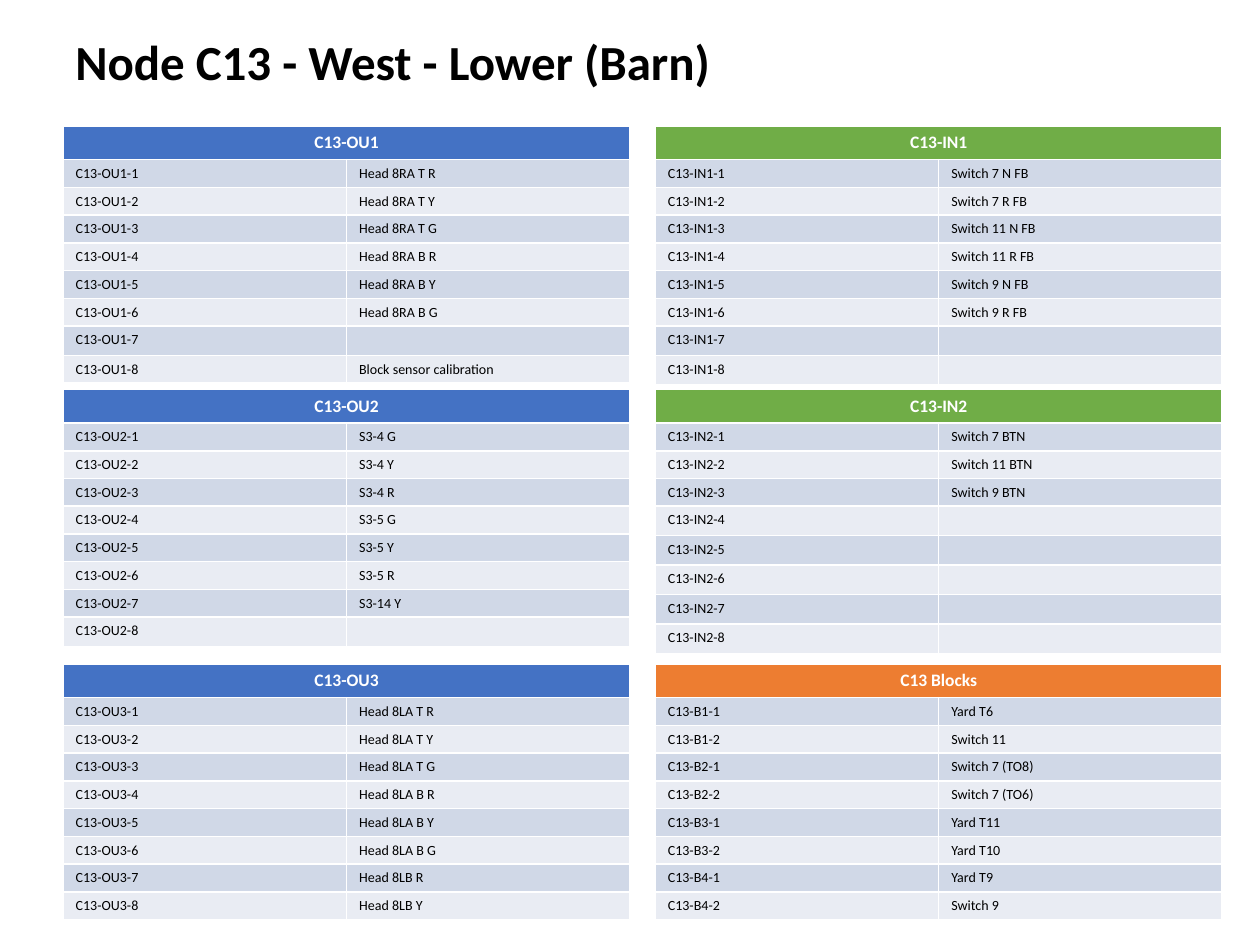
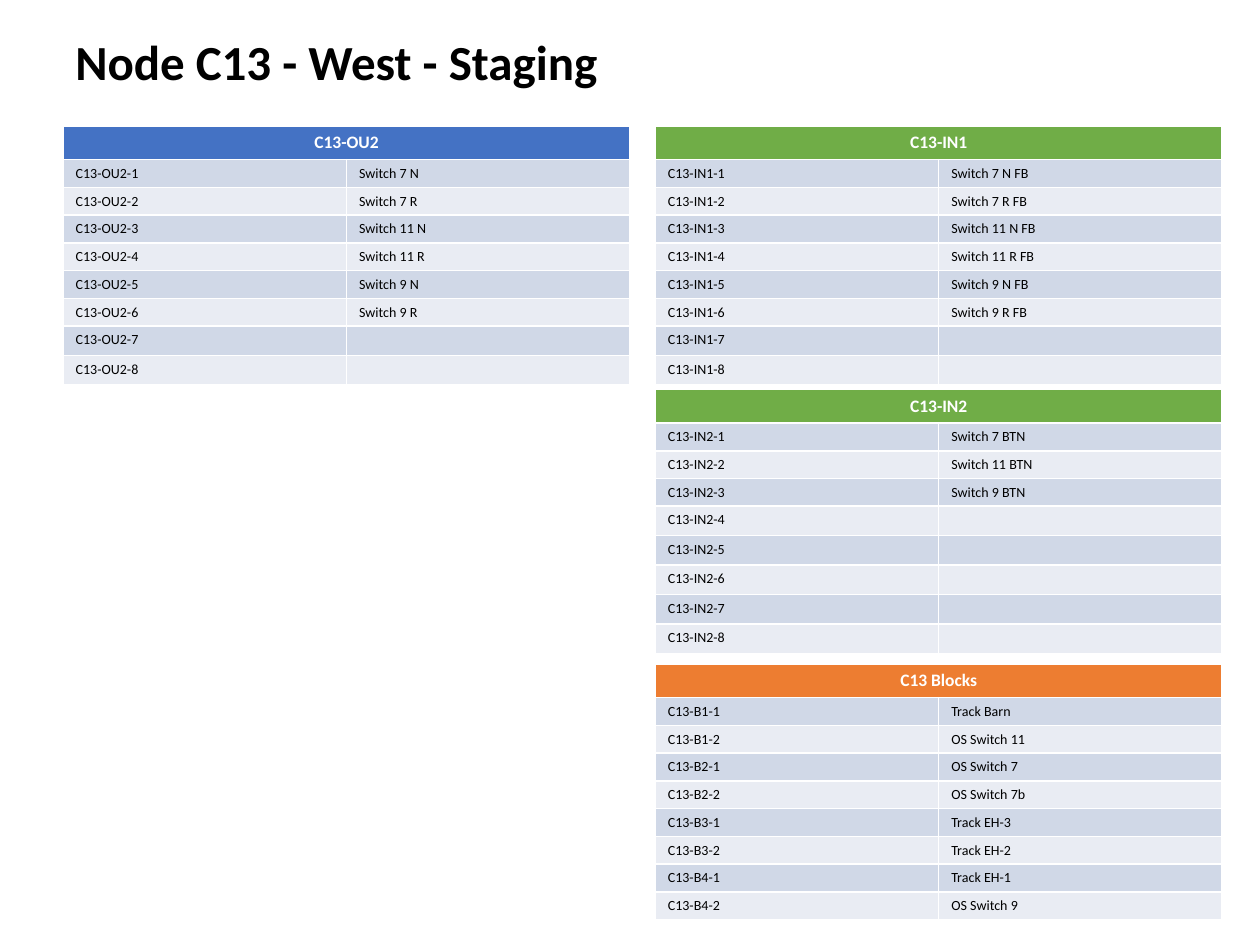
Before and after one commit to lnevo/hart, a slide deck: slide 9 of docs/wiring/Wiring_Schematic.pptx. Drawn at 1260x945 pixels with LibreOffice and Linux fonts; fonts in the diff are those of the drawing. Boxes give left, top, right and bottom in pixels: in the first picture for what was removed or moved away, otherwise in the second. Text is boxed around its words. In the diff, an @@ line names an element or a change of style, - is before the commit and + after.

```diff
--- a/docs/wiring/Wiring_Schematic.pptx
+++ b/docs/wiring/Wiring_Schematic.pptx
@@ text at (75,45,598,89): text changed @@
-Node C13 - West - Lower (Barn)
+Node C13 - West - Staging
@@ table at (63,126,630,378) @@
-row 1, column 1: C13-OU1
+row 1, column 1: C13-OU2
-row 2, column 1: C13-OU1-1
+row 2, column 1: C13-OU2-1
-row 2, column 2: Head 8RA T R
+row 2, column 2: Switch 7 N
-row 3, column 1: C13-OU1-2
+row 3, column 1: C13-OU2-2
-row 3, column 2: Head 8RA T Y
+row 3, column 2: Switch 7 R
-row 4, column 1: C13-OU1-3
+row 4, column 1: C13-OU2-3
-row 4, column 2: Head 8RA T G
+row 4, column 2: Switch 11 N
-row 5, column 1: C13-OU1-4
+row 5, column 1: C13-OU2-4
-row 5, column 2: Head 8RA B R
+row 5, column 2: Switch 11 R
-row 6, column 1: C13-OU1-5
+row 6, column 1: C13-OU2-5
-row 6, column 2: Head 8RA B Y
+row 6, column 2: Switch 9 N
-row 7, column 1: C13-OU1-6
+row 7, column 1: C13-OU2-6
-row 7, column 2: Head 8RA B G
+row 7, column 2: Switch 9 R
-row 8, column 1: C13-OU1-7
+row 8, column 1: C13-OU2-7
-row 9, column 1: C13-OU1-8
+row 9, column 1: C13-OU2-8
-row 9, column 2: Block sensor calibration
+row 9, column 2: 
@@ table removed at (63,389,630,639), 9 rows, 2 columns @@
-C13-OU2 | 
-C13-OU2-1 | S3-4 G
-C13-OU2-2 | S3-4 Y
-C13-OU2-3 | S3-4 R
-C13-OU2-4 | S3-5 G
-C13-OU2-5 | S3-5 Y
-C13-OU2-6 | S3-5 R
-C13-OU2-7 | S3-14 Y
-C13-OU2-8 | 
@@ table removed at (63,664,630,914), 9 rows, 2 columns @@
-C13-OU3 | 
-C13-OU3-1 | Head 8LA T R
-C13-OU3-2 | Head 8LA T Y
-C13-OU3-3 | Head 8LA T G
-C13-OU3-4 | Head 8LA B R
-C13-OU3-5 | Head 8LA B Y
-C13-OU3-6 | Head 8LA B G
-C13-OU3-7 | Head 8LB R
-C13-OU3-8 | Head 8LB Y
@@ table at (655,664,1222,914) @@
-row 2, column 2: Yard T6
+row 2, column 2: Track Barn
-row 3, column 2: Switch 11
+row 3, column 2: OS Switch 11
-row 4, column 2: Switch 7 (TO8)
+row 4, column 2: OS Switch 7
-row 5, column 2: Switch 7 (TO6)
+row 5, column 2: OS Switch 7b
-row 6, column 2: Yard T11
+row 6, column 2: Track EH-3
-row 7, column 2: Yard T10
+row 7, column 2: Track EH-2
-row 8, column 2: Yard T9
+row 8, column 2: Track EH-1
-row 9, column 2: Switch 9
+row 9, column 2: OS Switch 9
```
Also in this commit, not shown: 19 other slides changed, 2 slides added, 1 slide removed, 14 other files.
